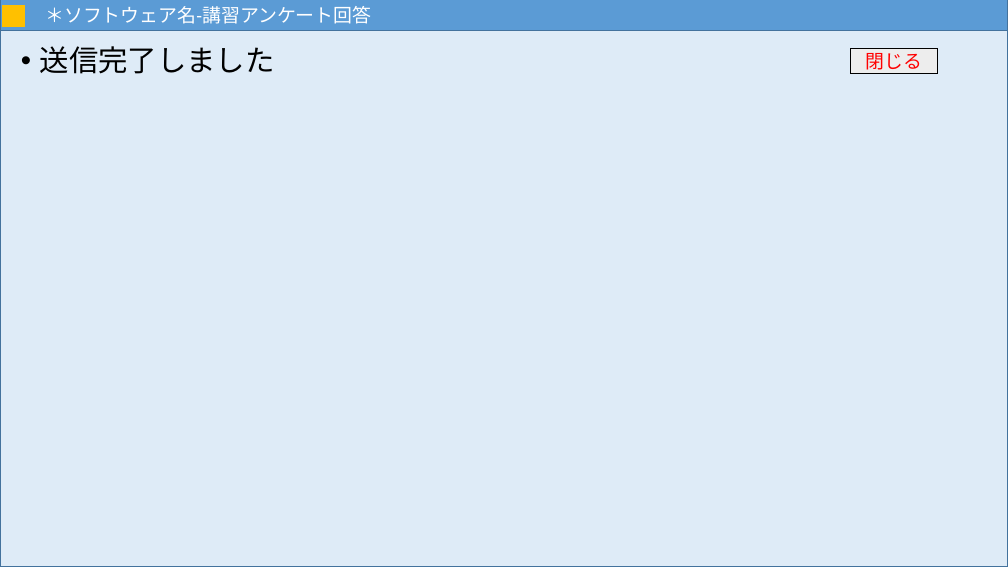
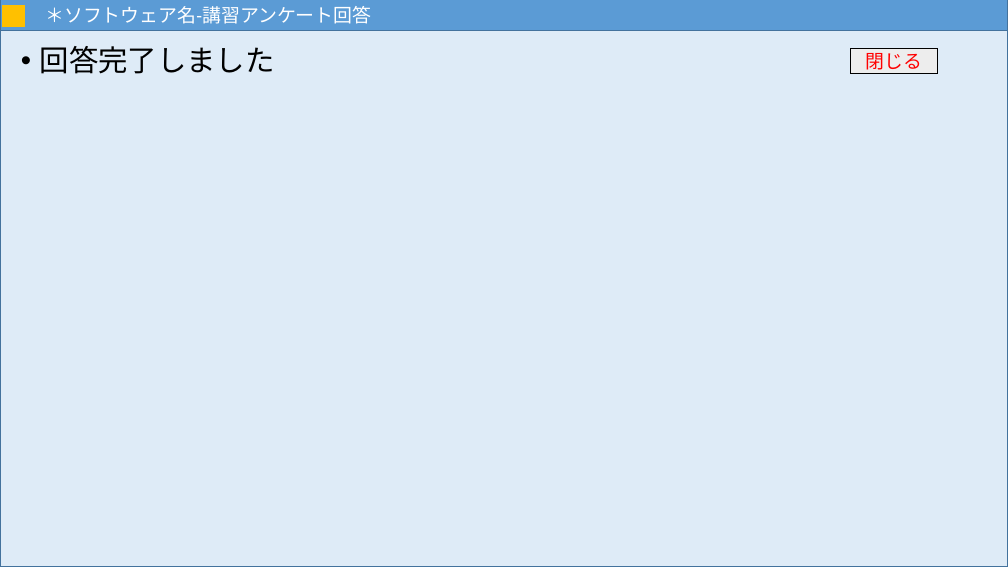
Before and after one commit to MNB-oda/MNB, a slide deck: slide 34 of 提出課題/外部設計書/画面設計.pptx. Drawn at 1008x567 pixels with LibreOffice and Linux fonts; fonts in the diff are those of the drawing. Boxes give left, top, right and bottom in pixels: in the first picture for what was removed or moved away, otherwise in the second. Text is boxed around its words. In the diff, an @@ line names an element or a change of style, - is before the commit and + after.

```diff
--- a/提出課題/外部設計書/画面設計.pptx
+++ b/提出課題/外部設計書/画面設計.pptx
@@ text at <box>40,46,275,74</box>: text changed @@
-• 送信完了しました
+• 回答完了しました
```
Also in this commit, not shown: 1 other slide changed, 9 slides added.
